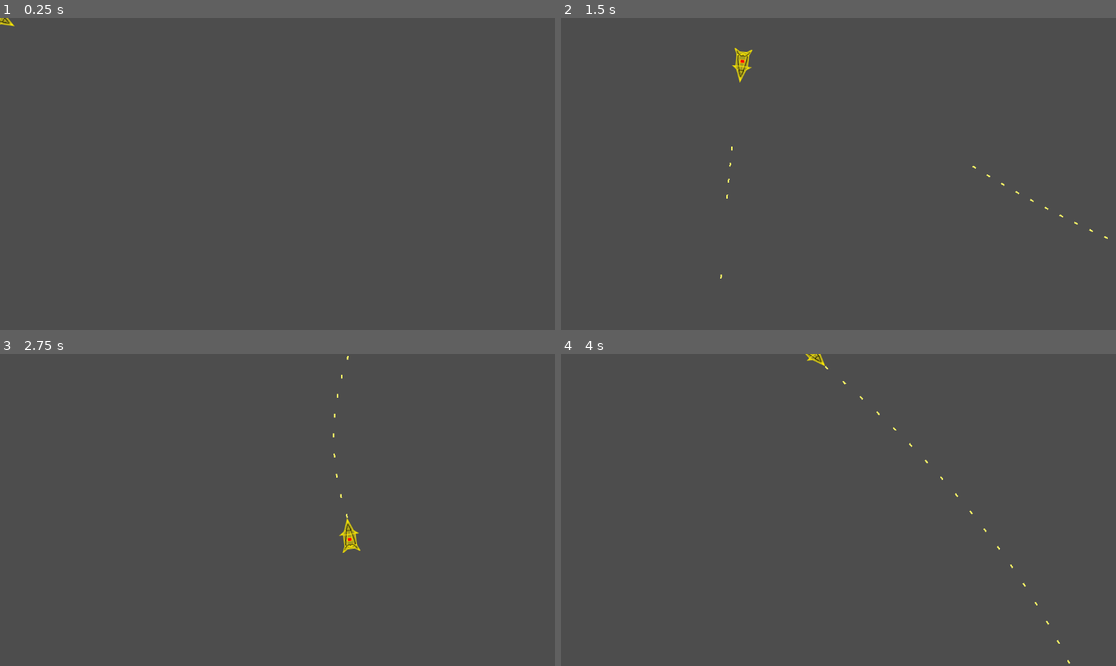
Above: before the commit, frames 1-4 (two rows, left to right).
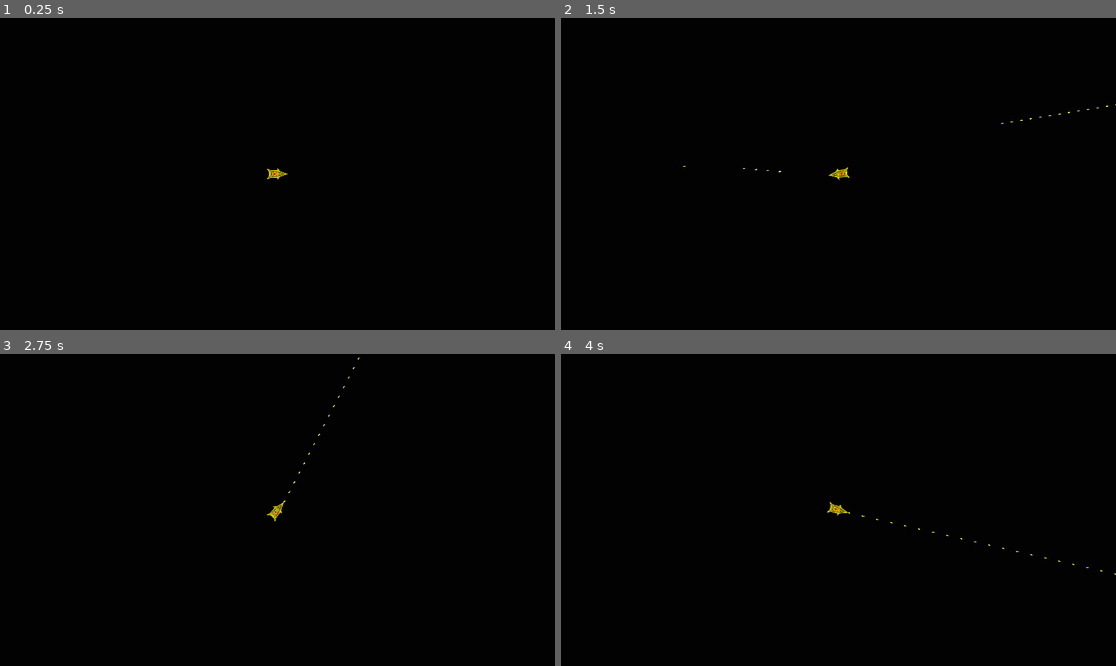
Above: after the commit, the same moments.

Repository: moonvent/SpaceAventure
Game: Godot game, scene res://scenes/level_1/level.tscn
Two runs of this game, one before a commit and one after it. Both use one fixed random seed, a clock stepped at 60 frames per second and the inputs below.
Inputs (mouse positions are in pixels of both pictures, inside the frame that each line leads up to):
- Up to frame 1 (0.25 s): no input
- Up to frame 2 (1.5 s): tap Enter at 0.5 s; move the mouse to (960, 158) at 0.52 s; hold D (right) 0.53-1.28 s; hold Space (fire) 0.53-1.28 s; move the mouse to (727, 189) at 1.27 s; hold S (down) from 1.28 s (still down); tap Space (fire) at 1.35 s
- Up to frame 3 (2.75 s): move the mouse to (333, 441) at 2.02 s; release S (down) at 2.03 s; hold D (right) from 2.03 s (still down); hold Space (fire) from 2.03 s (still down)
- Up to frame 4 (4 s): move the mouse to (810, 572) at 2.77 s; release D (right) at 2.78 s; release Space (fire) at 2.78 s; hold W (up) 2.78-3.53 s; tap Space (fire) at 2.85 s; move the mouse to (1005, 556) at 3.52 s; hold A (left) from 3.53 s (still down); hold Space (fire) from 3.53 s (still down)

The runs differ from the first frame. In frame 1, 100% of the frame differs, in the area x 0-100%, y 0-100%; in frame 2, 100%; in frame 3, 100%; in frame 4, 100%.

Commit message:
Create new entity: gun
1) Create new entity, it's gun;
2) A little refactoring;
3) Create a config;

Diff:
--- a/project.godot
+++ b/project.godot
@@ -14,6 +14,15 @@
 run/main_scene="res://scenes/level_1/level.tscn"
 config/features=PackedStringArray("4.1", "GL Compatibility")
 config/icon="res://icon.svg"
+
+[autoload]
+
+Config="*res://scripts/config.gd"
+
+[display]
+
+window/size/viewport_width=1920
+window/size/viewport_height=1080
 
 [input]
 
--- a/scenes/level_1/gun.tscn
+++ b/scenes/level_1/gun.tscn
@@ -1,3 +1,6 @@
-[gd_scene format=3 uid="uid://d24gitwamwr7s"]
+[gd_scene load_steps=2 format=3 uid="uid://d24gitwamwr7s"]
+
+[ext_resource type="Script" path="res://scripts/level_1/meta/gun.gd" id="1_76ai6"]
 
 [node name="Gun" type="Node2D"]
+script = ExtResource("1_76ai6")
--- a/scenes/level_1/level.tscn
+++ b/scenes/level_1/level.tscn
@@ -1,12 +1,24 @@
-[gd_scene load_steps=3 format=3 uid="uid://sebyshuqf3h2"]
+[gd_scene load_steps=4 format=3 uid="uid://sebyshuqf3h2"]
 
 [ext_resource type="Script" path="res://scripts/level_1/level.gd" id="1_3t3se"]
-[ext_resource type="PackedScene" uid="uid://c02dtprdw6igs" path="res://scenes/level_1/player2.tscn" id="2_kwk2h"]
+[ext_resource type="Texture2D" uid="uid://dk0837q15orhl" path="res://textures/level_1/background.jpg" id="2_1vh16"]
+[ext_resource type="PackedScene" uid="uid://c1p70xx8qxjf6" path="res://scenes/level_1/player.tscn" id="3_7y0q3"]
 
 [node name="Level" type="Node2D"]
 script = ExtResource("1_3t3se")
 
-[node name="Player" parent="." instance=ExtResource("2_kwk2h")]
+[node name="Player" parent="." instance=ExtResource("3_7y0q3")]
+unique_name_in_owner = true
+position = Vector2(960, 540)
+
+[node name="ParallaxBackground" type="ParallaxBackground" parent="."]
+
+[node name="ParallaxLayer" type="ParallaxLayer" parent="ParallaxBackground"]
+motion_scale = Vector2(2.08165e-12, 2.08165e-12)
+
+[node name="Background" type="Sprite2D" parent="ParallaxBackground/ParallaxLayer"]
+position = Vector2(960, 540)
+texture = ExtResource("2_1vh16")
 
 [node name="Projectiles" type="Node2D" parent="."]
 unique_name_in_owner = true
--- a/scenes/level_1/player.tscn
+++ b/scenes/level_1/player.tscn
@@ -16,5 +16,6 @@
 polygon = PackedVector2Array(0, -36, -11, -9, -23, 0, -14, 1, -15, 25, -21, 39, -7, 31, 7, 31, 21, 39, 15, 24, 14, 1, 23, 0, 11, -8)
 
 [node name="ShotMarker" parent="." index="2"]
-position = Vector2(0, -37)
-rotation = 1.5708
+position = Vector2(38, 0)
+
+[node name="Camera2D" type="Camera2D" parent="." index="3"]
--- a/scenes/level_1/player2.tscn
+++ /dev/null
@@ -1,18 +0,0 @@
-[gd_scene load_steps=3 format=3 uid="uid://d4ioswkkbnyal"]
-
-[ext_resource type="Script" path="res://scripts/level_1/player.gd" id="1_sinka"]
-[ext_resource type="Texture2D" uid="uid://cjy7eqa84hjxl" path="res://textures/level_1/shuffle_v1.png" id="2_xfbhj"]
-
-[node name="Player" type="CharacterBody2D"]
-script = ExtResource("1_sinka")
-
-[node name="Sprite2D" type="Sprite2D" parent="."]
-rotation = 1.5708
-texture = ExtResource("2_xfbhj")
-
-[node name="CollisionPolygon2D" type="CollisionPolygon2D" parent="."]
-rotation = 1.5708
-polygon = PackedVector2Array(0, -36, -12, -8, -25, 1, -15, 1, -15, 25, -20, 39, -7, 31, 7, 31, 21, 39, 14, 24, 14, 1, 23, 1, 11, -8)
-
-[node name="ShotMarker" type="Marker2D" parent="."]
-position = Vector2(39, 0)
--- /dev/null
+++ b/scenes/level_1/player_gun.tscn
@@ -0,0 +1,7 @@
+[gd_scene load_steps=3 format=3 uid="uid://bjdnjt3w1j8b"]
+
+[ext_resource type="PackedScene" uid="uid://d24gitwamwr7s" path="res://scenes/level_1/gun.tscn" id="1_0j2x8"]
+[ext_resource type="Script" path="res://scripts/level_1/player_gun.gd" id="2_o4yuv"]
+
+[node name="PlayerGun" instance=ExtResource("1_0j2x8")]
+script = ExtResource("2_o4yuv")
--- /dev/null
+++ b/scripts/config.gd
@@ -0,0 +1,6 @@
+extends Node
+
+
+class PlayerConsts:
+    const SPEED = 500
+    const BULLET_SPEED = 2_500
--- a/scripts/level_1/bullet.gd
+++ b/scripts/level_1/bullet.gd
@@ -2,7 +2,3 @@
 
 
 class_name Bullet
-
-
-func init_without_params():
-    SPEED = 2500
--- /dev/null
+++ b/scripts/level_1/meta/gun.gd
@@ -0,0 +1,19 @@
+extends Node2D
+
+
+class_name Gun
+
+
+# scene of the projectyle, can be a bullet, and others
+var projectile_scene: PackedScene
+var projectile_speed: int
+var shot_cooldown: int
+var direction: Vector2
+
+
+func init_without_params():
+    pass
+
+
+func fire(shot_position):
+    pass
--- a/scripts/level_1/meta/projectile.gd
+++ b/scripts/level_1/meta/projectile.gd
@@ -4,7 +4,7 @@
 class_name Projectile
 
 
-var SPEED: int
+var speed: int
 var direction: Vector2
 
 
@@ -12,12 +12,13 @@
     pass
 
 
-func init(projectile_direction: Vector2, shot_position: Vector2):
+func init(projectile_direction: Vector2, shot_position: Vector2, projectile_speed: int):
     init_without_params()
     direction = projectile_direction
     position = shot_position
     rotation = projectile_direction.angle()
+    speed = projectile_speed
 
 
 func _physics_process(delta):
-    position += direction * SPEED * delta
+    position += direction * speed * delta
--- a/scripts/level_1/meta/space_ship.gd
+++ b/scripts/level_1/meta/space_ship.gd
@@ -4,8 +4,12 @@
 class_name SpaceShip
 
 
-var SPEED := 0
-var HEALTH := 0
+var SPEED: int
+var HEALTH: int
+
+
+var gun: Gun
+var GunScene: PackedScene
 
 
 func _look_at_position(position_):
--- a/scripts/level_1/player.gd
+++ b/scripts/level_1/player.gd
@@ -1,8 +1,7 @@
 extends SpaceShip
 
 
-const BulletScene: PackedScene = preload("res://scenes/level_1/bullet.tscn")
-@onready var shot_from_position_marker := $ShotMarker
+class_name Player
 
 
 var direction: Vector2          # direction of ship, or bullet
@@ -11,7 +10,12 @@
 
 
 func _ready():
-    SPEED = 500
+    GunScene = preload("res://scenes/level_1/player_gun.tscn")
+
+    SPEED = Config.PlayerConsts.SPEED
+    gun = GunScene.instantiate()
+    gun.init(self, $ShotMarker, %Projectiles)
+    add_child(gun)
 
 
 func _physics_process(_delta):
@@ -22,13 +26,5 @@
     moving(direction)
 
     if (Input.is_action_pressed("fire")):
-        fire()
-
-
-func fire():
-    global_mouse_pos = get_global_mouse_position()
-    direction = (global_mouse_pos - position).normalized()
-
-    new_bullet = BulletScene.instantiate()
-    new_bullet.init(direction, shot_from_position_marker.global_position)
-    %Projectiles.add_child(new_bullet)
+        gun.fire(get_global_mouse_position())
+        # print(%Projectiles)
--- /dev/null
+++ b/scripts/level_1/player_gun.gd
@@ -0,0 +1,32 @@
+extends Gun
+
+
+class_name PlayerGun
+
+
+const BulletScene: PackedScene = preload("res://scenes/level_1/bullet.tscn")
+var shot_from_position_marker: Marker2D
+var player: Player
+var new_bullet: Bullet
+var projectiles: Node2D
+
+
+func init_without_params():
+    projectile_scene = BulletScene
+    projectile_speed = Config.PlayerConsts.BULLET_SPEED
+    shot_cooldown = 0
+
+
+func init(player_object: Player, player_shot_marker: Marker2D, projectiles_node: Node2D):
+    player = player_object
+    shot_from_position_marker = player_shot_marker
+    projectiles = projectiles_node
+    init_without_params()
+
+
+func fire(shot_position: Vector2):
+    direction = (shot_position - player.position).normalized()
+
+    new_bullet = BulletScene.instantiate()
+    new_bullet.init(direction, shot_from_position_marker.global_position, projectile_speed)
+    projectiles.add_child(new_bullet)
Binary file added: textures/level_1/background.jpg
Not shown, added: textures/level_1/pxd/background.pxd
